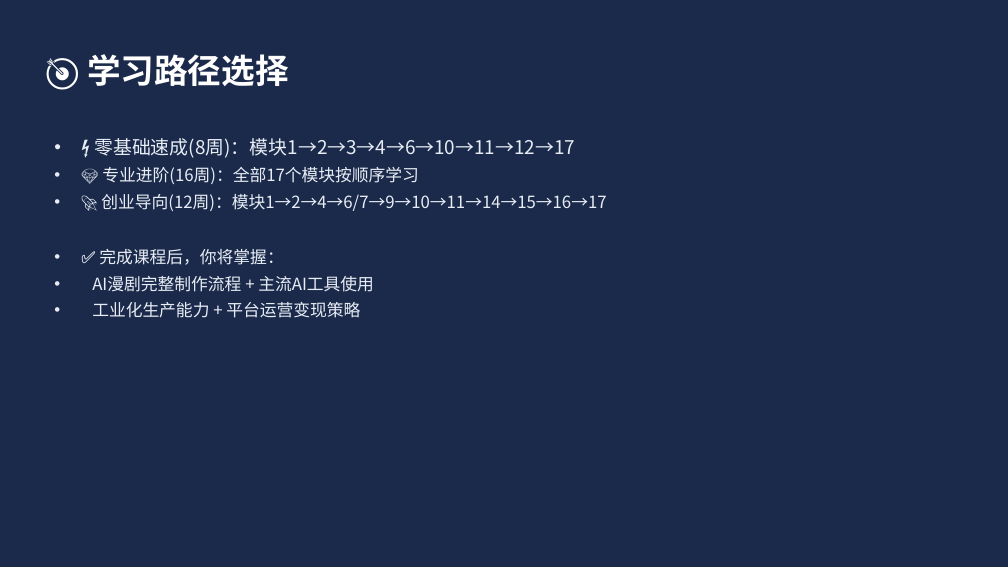
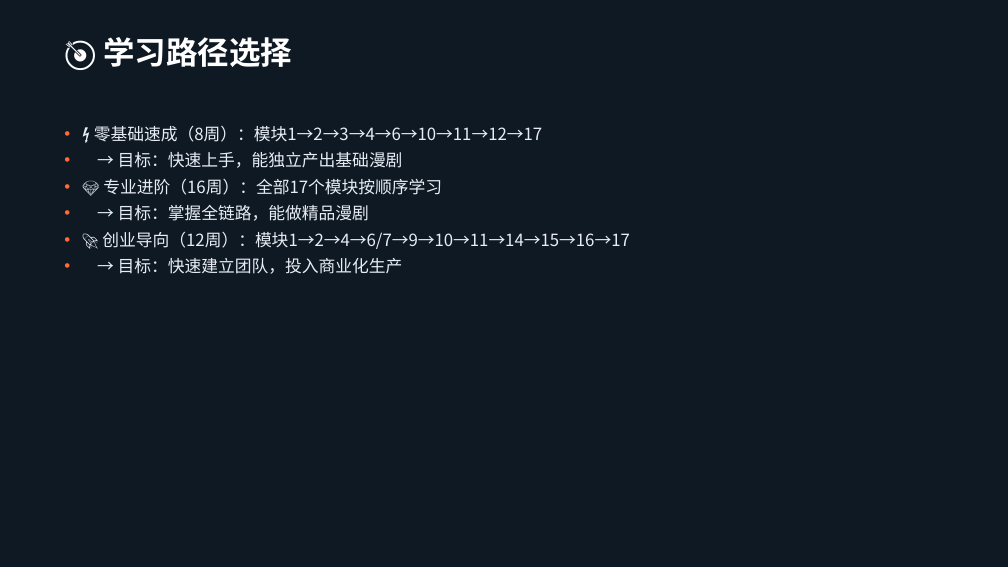
Before and after one commit to lichangjiang932-ship-it/ai-video-class, a slide deck: slide 41 of AI漫剧制作课程/AI漫剧制作全流程课程-2026版.pptx (slide 22 before the commit). Drawn at 1008x567 pixels with LibreOffice and Linux fonts; fonts in the diff are those of the drawing. Boxes give left, top, right and bottom in pixels: in the first picture for what was removed or moved away, otherwise in the second. Text is boxed around its words. In the diff, an @@ line names an element or a change of style, - is before the commit and + after.

Commit message:
升级PPT至42页精美版：深色主题+模块分节页+双栏布局+数据表格

```diff
--- a/AI漫剧制作课程/AI漫剧制作全流程课程-2026版.pptx
+++ b/AI漫剧制作课程/AI漫剧制作全流程课程-2026版.pptx
@@ background #1B2A4A to #0F1923 @@
@@ rectangle added at [0, 0, 1008, 7], fill #FF6B35 @@
@@ rectangle added at [0, 7, 1008, 98], fill #1A2A3A @@
@@ text "🎯 学习路径选择": place and size @@
-text "🎯 学习路径选择" at [87, 54, 289, 86]
+text "🎯 学习路径选择" at [103, 37, 292, 67]
@@ text "🎯 学习路径选择" at [103, 37, 292, 67]: size 32 to 30 pt @@
@@ rectangle: place and size @@
-rectangle at [38, 117, 187, 121]
+rectangle at [57, 102, 222, 102]
@@ rectangle at [57, 102, 222, 102]: fill #FF6B35 to none; outline none to #FF6B35 3.94 pt @@
@@ text at [94, 126, 630, 274]: text changed @@
-• ⚡ 零基础速成(8周)：模块1→2→3→4→6→10→11→12→17
-• 💎 专业进阶(16周)：全部17个模块按顺序学习
-• 🚀 创业导向(12周)：模块1→2→4→6/7→9→10→11→14→15→16→17
-• ✅ 完成课程后，你将掌握：
-• AI漫剧完整制作流程 + 主流AI工具使用
-• 工业化生产能力 + 平台运营变现策略
+• ⚡ 零基础速成（8周）：模块1→2→3→4→6→10→11→12→17
+• → 目标：快速上手，能独立产出基础漫剧
+• 💎 专业进阶（16周）：全部17个模块按顺序学习
+• → 目标：掌握全链路，能做精品漫剧
+• 🚀 创业导向（12周）：模块1→2→4→6/7→9→10→11→14→15→16→17
+• → 目标：快速建立团队，投入商业化生产
@@ rectangle added at [0, 551, 1008, 567], fill #1A2A3A @@
```
Also in this commit, not shown: 20 other slides changed, 21 slides added, 2 slides removed, 1 other file.
